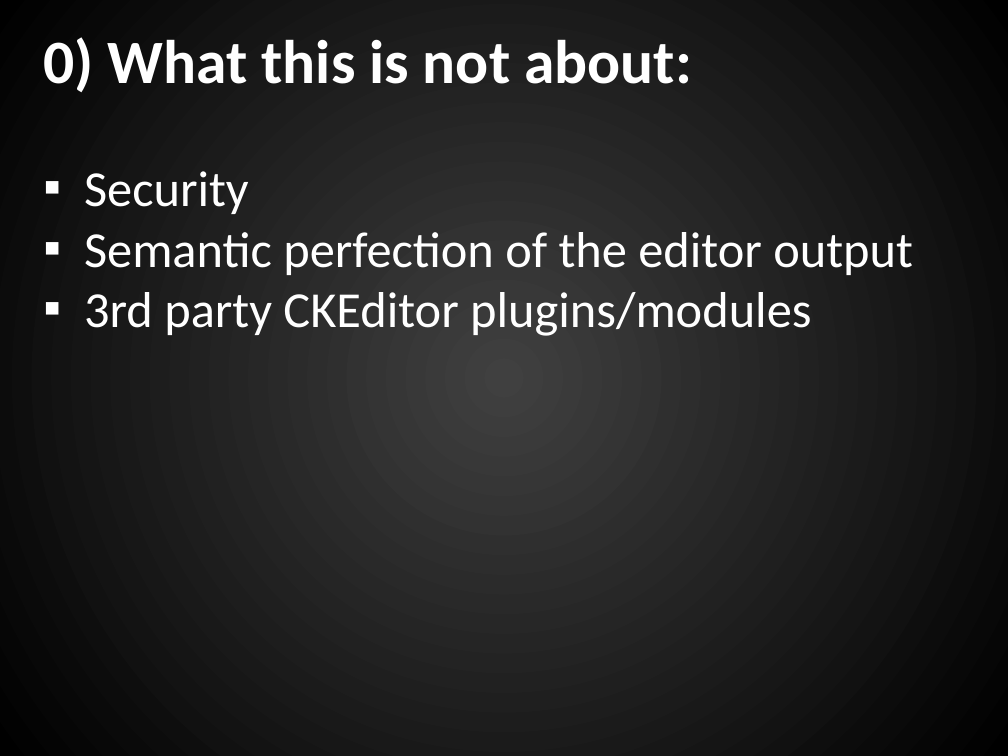
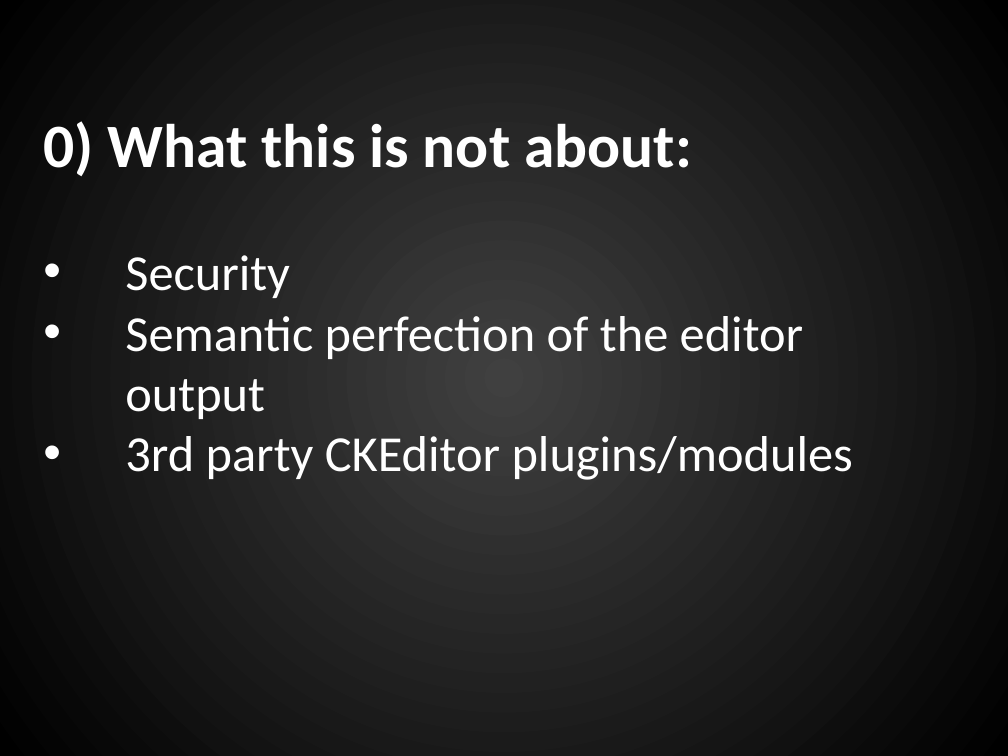
Before and after one commit to mwanberg/130410PDXDUG, a slide deck: slide 4 of 130410PDXDUG.pptx (slide 3 before the commit). Drawn at 1008x756 pixels with LibreOffice and Linux fonts; fonts in the diff are those of the drawing. Boxes give left, top, right and bottom in pixels: in the first picture for what was removed or moved away, otherwise in the second. Text is boxed around its words. In the diff, an @@ line names an element or a change of style, - is before the commit and + after.

```diff
--- a/130410PDXDUG.pptx
+++ b/130410PDXDUG.pptx
@@ text "0) What this is not ...": place and size @@
-text "0) What this is not ..." at <box>43,37,913,336</box>
+text "0) What this is not ..." at <box>43,121,853,480</box>
@@ text at <box>125,255,853,480</box>: bullet ▪ to • @@
```
Also in this commit, not shown: 1 other slide changed, 2 slides removed, 1 other file.
